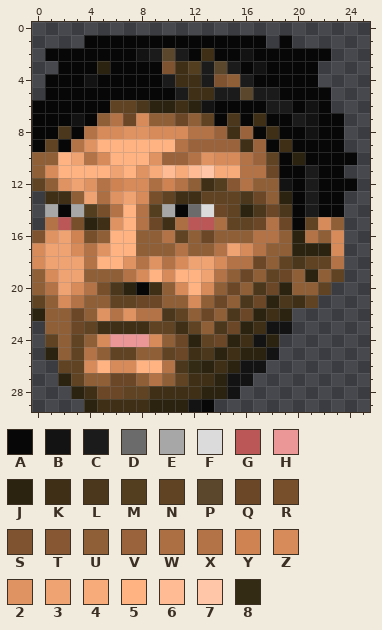
One commit to this pixel-art sprite: graphics/stftl00.png. Above, as it was before the edit.
The file is 26x30 pixels. Colours within 5 levels of each other are drawn and written as one.
Palette (. is transparent): A #070707  B #131313  C #1b1b1b  D #6b6b6b  E #a7a7a7  F #dbdbdb  G #bb5757  H #eb9797  J #2b230f  K #3f2f17  L #4b371b  M #533f1f  N #5f4323  P #5b472b  Q #6b4727  R #784f2b  S #7f532f  T #875733  U #8f5f37  V #9b633b  W #ab6f43  X #b37347  Y #cf8353  Z #d78b5b  2 #df9363  3 #efa373  4 #f7ab7b  5 #ffb383  6 #ffbb93  7 #ffc7a7  8 #332b13
Pixels before, first column x 0:
 1 ....AAAAAAAAAAAAAA.A.....
 2 .AAAAAAABCPCAKAABAAAAAA..
 3 ..AAAJAAAASKMCPCABAAAA...
 4 .AAABAAAAACKKCSUCAAAAA...
 5 .AAAAAAAAAACKKCCPCCAAAA..
 6 AAAAAANNLJJKJBAAAACCABA..
 7 AAABAUXQZUUQUNALAKAACBAA.
 8 AALAXZZ22ZZZXXVKVAKAABAA.
 9 ANAX2555555XVVVVKVAKAAAA.
10 UU53XZ5552VVX2ZZXVNAJAAAA
11 UZ55553524646744XXQAACAA.
12 NU232XYZZWYXUKMTXUUBACAAA
13 .KKU3W23ZRNKKNNNLQUJACAA.
14 .EAEMRX5XMEADFQNJLQLACAA.
15 .XGRJK25XQKWGGWNNQXQANZU.
16 S23YRU55UUXNUQUUUXXUJXUZ.
17 Z33ZX255UUUXUUX3ZXUUJJJZ.
18 Z333X552X2XZ33ZXXQUNLNNX.
19 UZ33UUUXZ5Z553XUQUNQUJUN.
20 UX3ZXRLJAKUZ5ZUQULQJUUN..
21 NUZXUUNNQQUUZUQULQJLKN...
22 JUUQU2X2XXLNUQULQJKJ.....
23 .UUQNKKKKNNKNULQJKBB.....
24 .NUNUZHHHZUQJNQJKBJ......
25 .JUNXUNNUUNQKLJKJJB......
26 ..NNZ5ZZ55XL8JKJBB.......
27 ..JNUUQQUXUNKKJBB........
28 ...JKQQNNKKKKJJB.........
29 ....JKKKKJJJBA...........
The result:
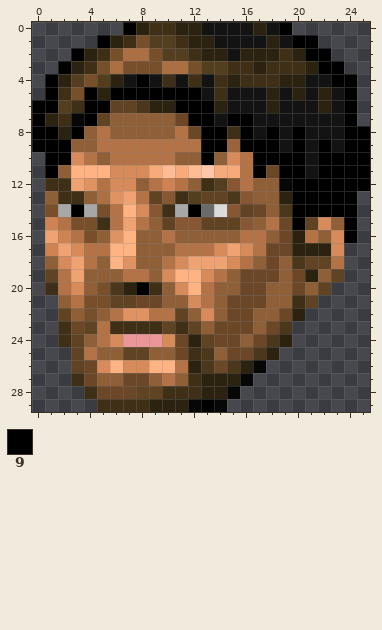
Colours new in this view: 9 #000000
Change:
Changed rows in their new state; - is an unchanged pixel.
first column x 0:
 0 -------9JKKJJBBBBJB9------
 1 ----.9JKRMMKJJBBBBJB99----
 2 -..9JKRWWRMMKJJBJJJKJ99---
 3 --9JKRWRRRWWRMMKKJKKKJ99--
 4 -9JMRMJB9BKB-BKJKKKJJBB99-
 5 -9KR9J9999999BKBBBJBJBJB9-
 6 99MK99-----999JBBBJBB-JB9-
 7 9JKA9NUUU---99B99BBBB-BB9-
 8 99J9UXUUUUUXQ99-9B9B9-BB99
 9 999UUXXXXXX-X99-999B9B9B99
10 .99Z-UXXXXXUU9U--9999B9999
11 .9U---ZZZ--------9-99B9999
12 .KK---Z-UX---------A999999
13 -U-KU---XNT-M--LTU--99999-
14 -RE9E---ZTKE9DFTNQU-99999-
15 -YX-R-X3-UNTTNN-TU--9---9-
16 .3YX--2----U-U--X-UQ----9-
17 .Y---X------XXZ---QQ------
18 .UZ--U--UU----3Z-UQU------
19 .NX-----XU---Z---QQUQ-----
20 .KX-U---9----X-UQQUUQ-----
21 ..U-RR-------XUQQ-UU------
22 ..NURU--2-X--Z-Q-UUQJ-----
23 -.K--X---K----Q-QUQL------
24 -.K--XZ--HZ----QUQLJ------
25 -..---U-N-U---UQQLJ-------
26 --.-QZ5-Z-5XJLQLJA--------
27 --.KQ-U-QUXU-J-JA---------
28 ---.---Q-N-----A----------
29 ----.-------A9A-----------
Boxes around the changes in both pictures, in picture pixels (x1, y1, x2, y2):
changed: (32, 22, 370, 412)
